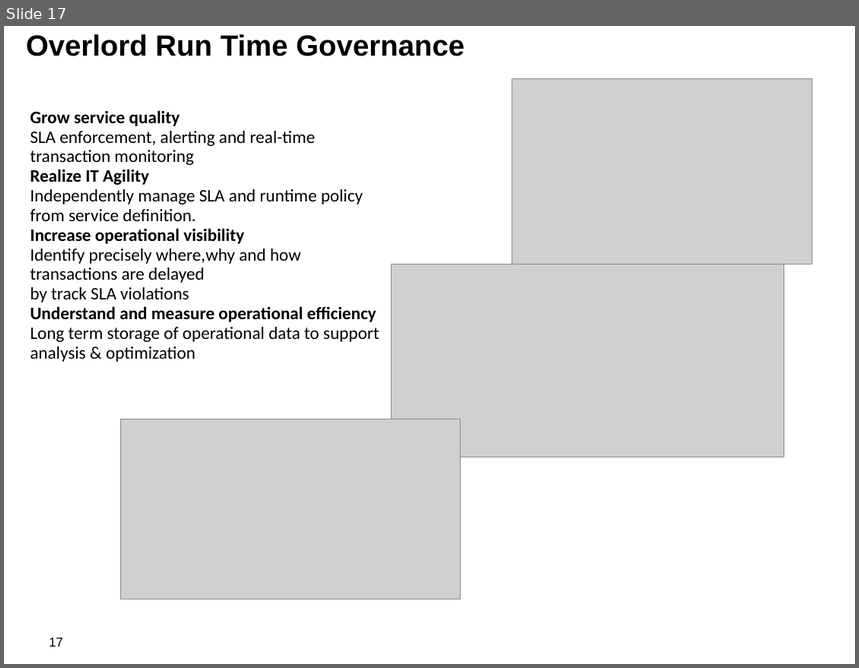
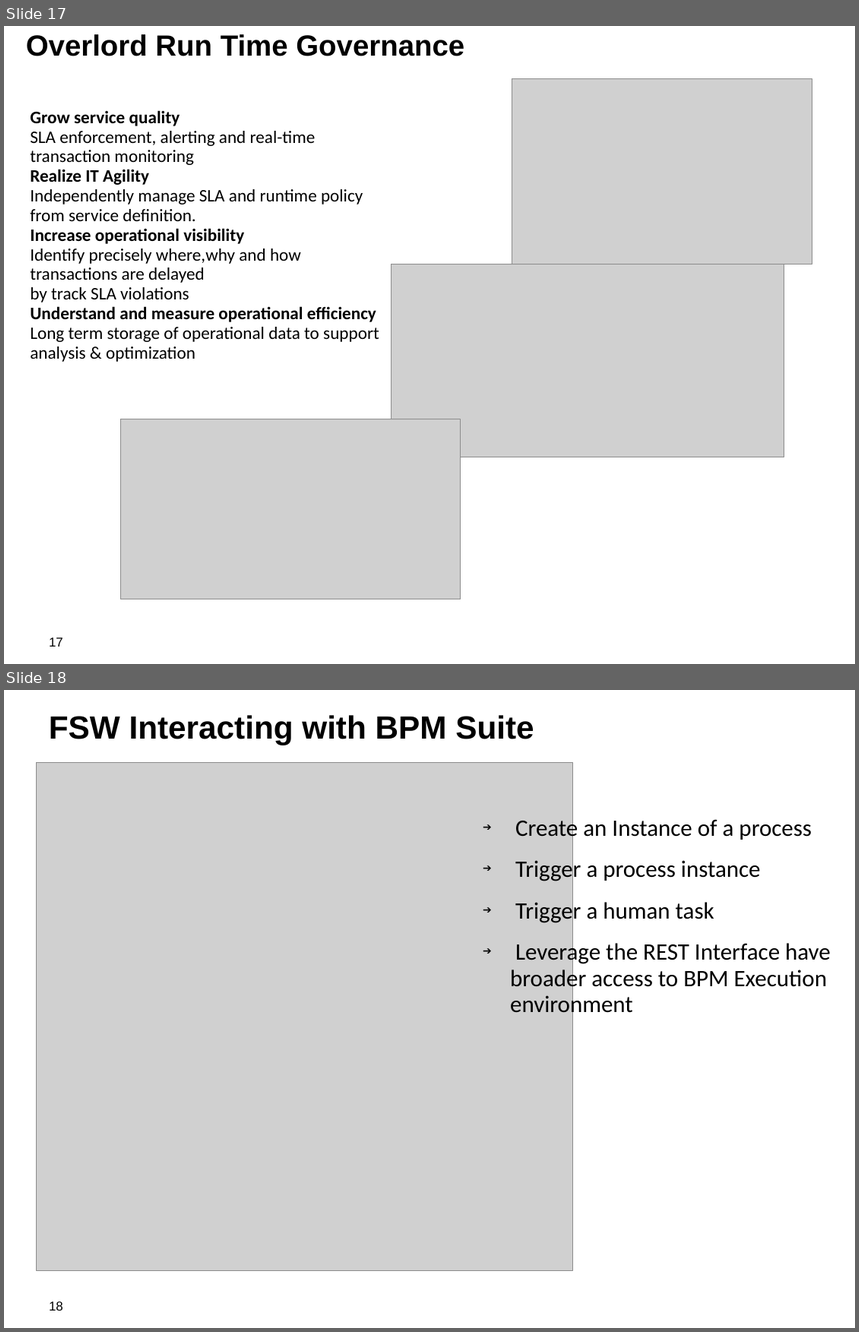
Before and after one commit to jbossdemocentral/bpms-fsw-integration-demo, a slide deck: docs/Demo Overview.odp. Shown one above the other, each under a label of ours: slide 17 before the commit, slides 17 and 18 after it. The pictures are 859x668 and 859x1332 pixels, drawn with LibreOffice and Linux fonts; fonts in the diff are those of the drawing; grey boxes stand for pictures; background and template pictures are left out. Boxes give left, top, right and bottom in pixels: in the first picture for what was removed or moved away, otherwise in the second. Text is boxed around its words. In the diff, an @@ line names an element or a change of style, - is before the commit and + after.

```diff
--- a/docs/Demo Overview.odp
+++ b/docs/Demo Overview.odp
@@ slide 18 added at [4,690,855,1328], background #FFFFFF; not listed: 1 template element that a slide beside it also shows @@
@@ title added at [49,715,534,745], 30 pt, text #000000, bold @@
+FSW Interacting with BPM Suite
@@ picture added at [37,763,573,1271] @@
@@ text added at [510,815,831,1018], 22 pt, text #000000 @@
+➔ Create an Instance of a process
+➔ Trigger a process instance
+➔ Trigger a human task
+➔ Leverage the REST Interface have broader access to BPM Execution environment
```
Also in this commit, not shown: 2 other slides added, 6 other files.
